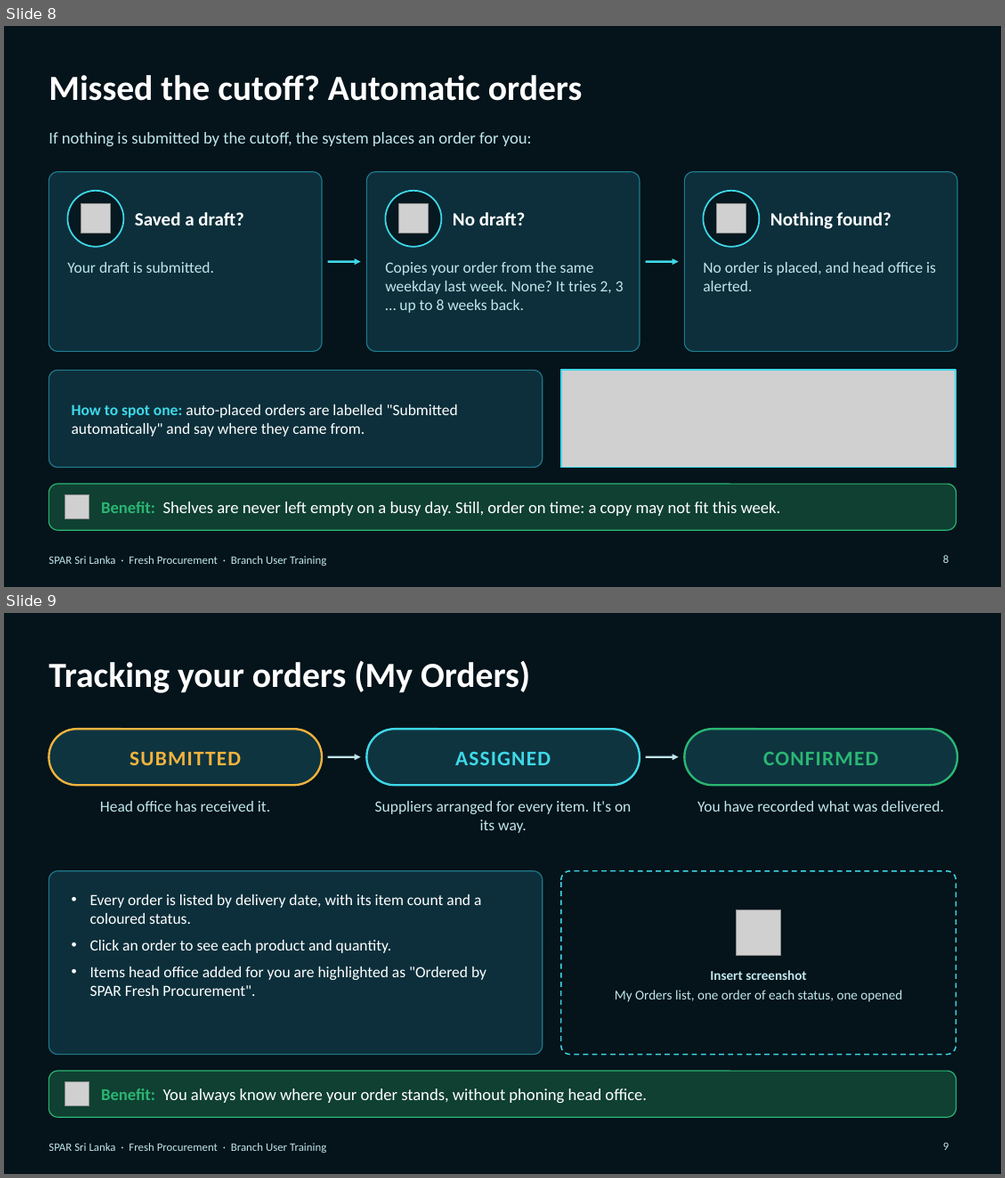
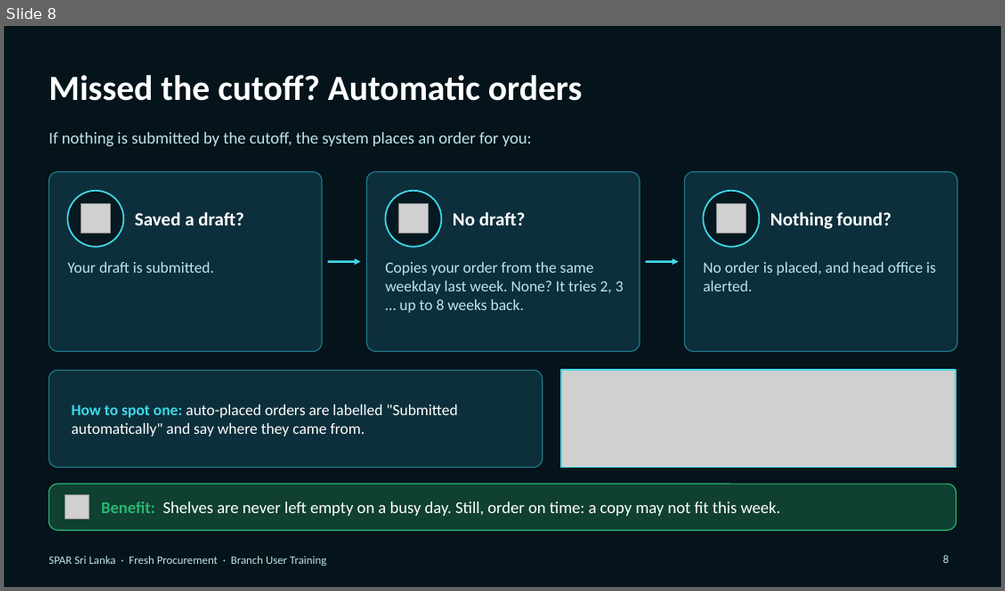
Before and after one commit to hpds4308/SPAR-Fresh-Procurement-, a slide deck: presentation/SPAR_Branch_User_Training_Deck_SAFE.pptx. Shown one above the other, each under a label of ours: slides 8 and 9 before the commit, slide 8 after it. The pictures are 1005x1178 and 1005x591 pixels, drawn with LibreOffice and Linux fonts; fonts in the diff are those of the drawing; grey boxes stand for pictures; background and template pictures are left out. Boxes give left, top, right and bottom in pixels: in the first picture for what was removed or moved away, otherwise in the second. Text is boxed around its words. In the diff, an @@ line names an element or a change of style, - is before the commit and + after.

```diff
--- a/presentation/SPAR_Branch_User_Training_Deck_SAFE.pptx
+++ b/presentation/SPAR_Branch_User_Training_Deck_SAFE.pptx
@@ slide 9 removed at [4,613,1001,1174], background picture (left out) @@
@@ rectangle removed at [4,613,1001,1174] @@
@@ title removed at [48,660,530,693] @@
-Tracking your orders (My Orders)
@@ rounded rectangle removed at [48,729,322,785] @@
@@ rounded rectangle removed at [367,729,639,785] @@
@@ rounded rectangle removed at [685,729,957,785] @@
@@ text removed at [129,751,241,765] @@
-SUBMITTED
@@ arrow removed from (328, 757) to (361, 757) @@
@@ text removed at [455,751,550,765] @@
-ASSIGNED
@@ arrow removed from (646, 757) to (679, 757) @@
@@ text removed at [763,752,878,765] @@
-CONFIRMED
@@ text removed at [100,801,270,811] @@
-Head office has received it.
@@ text removed at [375,801,631,833] @@
-Suppliers arranged for every item. It's on its way.
@@ text removed at [697,801,943,811] @@
-You have recorded what was delivered.
@@ rounded rectangle removed at [48,871,542,1054] @@
@@ rounded rectangle removed at [561,871,956,1054] @@
@@ text removed at [90,894,486,996] @@
-• Every order is listed by delivery date, with its item count and a coloured status.
-• Click an order to see each product and quantity.
-• Items head office added for you are highlighted as "Ordered by SPAR Fresh Procurement".
@@ picture removed at [736,910,781,956] @@
@@ text removed at [615,970,902,1002] @@
-Insert screenshot
-My Orders list, one order of each status, one opened
@@ rounded rectangle removed at [48,1070,956,1117] @@
@@ picture removed at [65,1082,89,1106] @@
@@ text removed at [101,1088,647,1103] @@
-Benefit: You always know where your order stands, without phoning head office.
@@ text removed at [48,1143,326,1152] @@
-SPAR Sri Lanka · Fresh Procurement · Branch User Training
@@ page number removed at [943,1142,948,1150] @@
-9
```
Also in this commit, not shown: 2 slides changed, 1 other slide removed, 2 other files.
